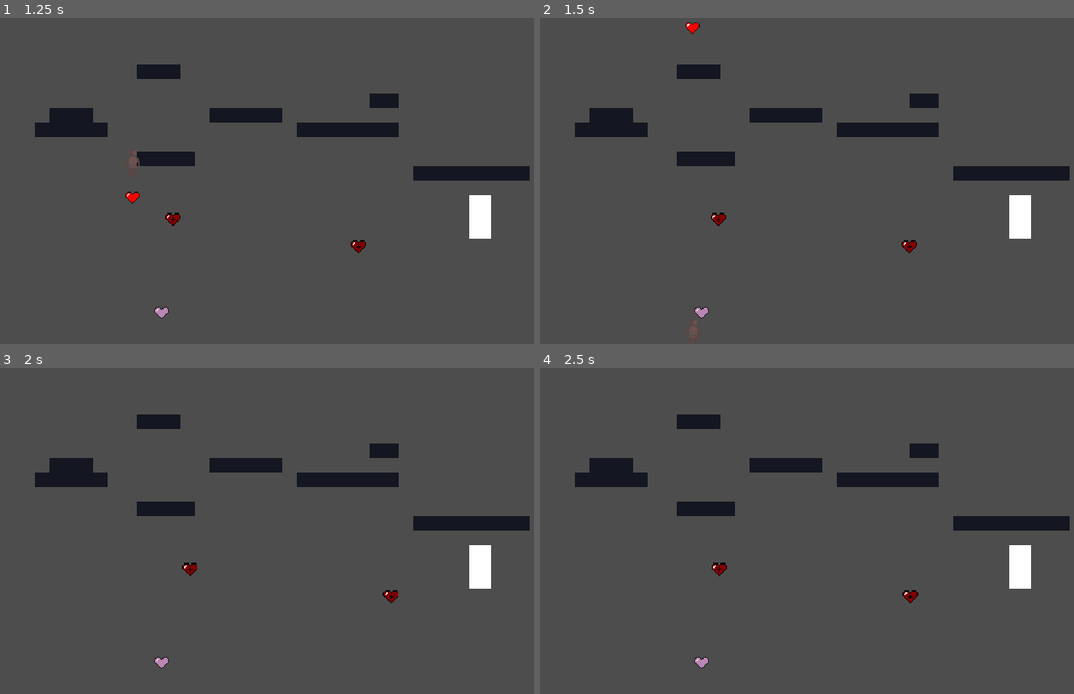
Above: before the commit, frames 1-4 (two rows, left to right).
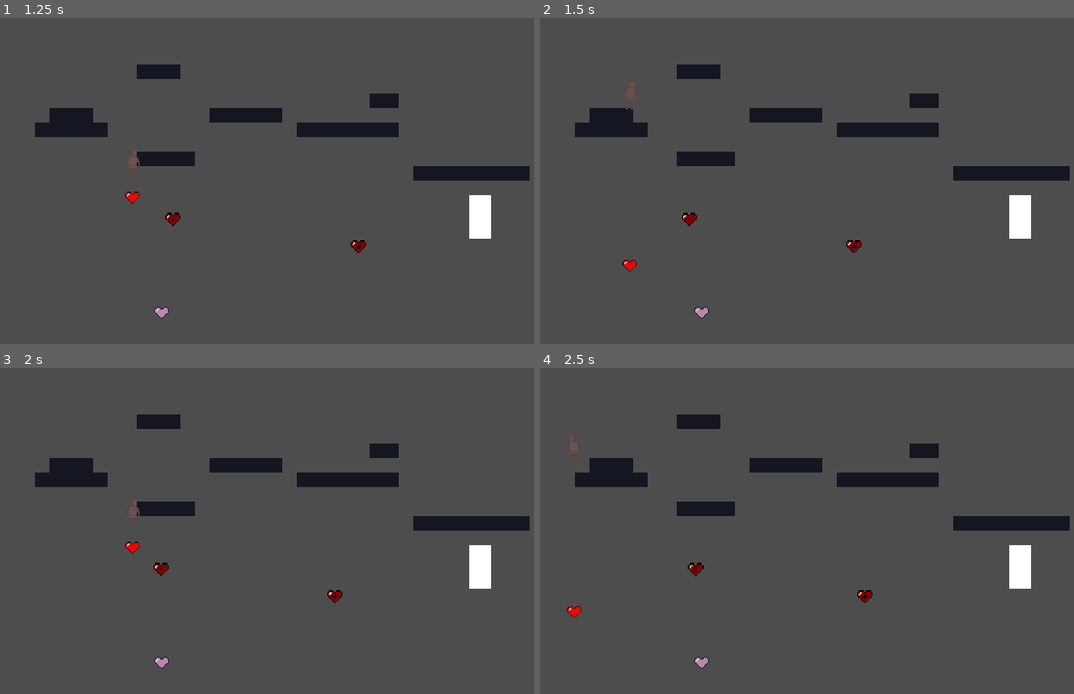
Above: after the commit, the same moments.

Repository: ApatheticWill/GWJ-75
Game: Godot game, scene res://Scenes/Root/master-reflection.tscn
Two runs of this game, one before a commit and one after it. Both use one fixed random seed, a clock stepped at 60 frames per second and the inputs below. This scene is started directly instead of the project's main scene.
Inputs:
- Up to frame 1 (1.25 s): tap Enter at 0.5 s; hold D (move_right) from 0.53 s (still down); hold E (interact) from 0.53 s (still down); tap Space (jump) at 0.77 s
- Up to frame 2 (1.5 s): keep holding D (move_right); release E (interact) at 1.28 s; tap E (interact) at 1.35 s
- Up to frame 3 (2 s): keep holding D (move_right); tap Space (jump) at 1.52 s
- Up to frame 4 (2.5 s): release D (move_right) at 2.03 s; hold A (move_left) from 2.03 s (still down); hold E (interact) from 2.03 s (still down)

Frame 1 is identical in both runs. In frame 2, 0.6% of the frame differs, in the area x 15-71%, y 1-99%; in frame 3, 0.4%; in frame 4, 0.4%.

Commit message:
added reset level when player is on reflection level and pick an enemy

Diff:
--- a/Scenes/Root/master-reflection.tscn
+++ b/Scenes/Root/master-reflection.tscn
@@ -60,6 +60,8 @@
 
 [node name="Master" type="Node2D"]
 script = ExtResource("1_3i05k")
+lives = 1
+remaining_points = 1
 
 [node name="PlaceholderLayer" type="TileMapLayer" parent="."]
 tile_map_data = PackedByteArray("AADy//v/AAABAAEAAADz//v/AAABAAEAAAD0//v/AAABAAEAAADx//z/AAABAAEAAADy//z/AAABAAEAAADz// …(512 unchanged characters)…
--- a/Scripts/Player/player.gd
+++ b/Scripts/Player/player.gd
@@ -15,12 +15,16 @@
 @onready var buffer_timer: Timer = $Timers/BufferTimer
 @onready var camera: Camera2D = $Camera2D
 @export var activeCamera : bool = true;
+@onready var levelcontroller : Node2D;
 
 func _ready():
 	if !activeCamera:
 		camera.queue_free()
+		levelcontroller = get_parent()
 
 func _physics_process(delta: float) -> void:
+	if !activeCamera && position.y >= 5:
+		levelcontroller.reset_level()
 
 	handle_jump()
 	handle_movement()
